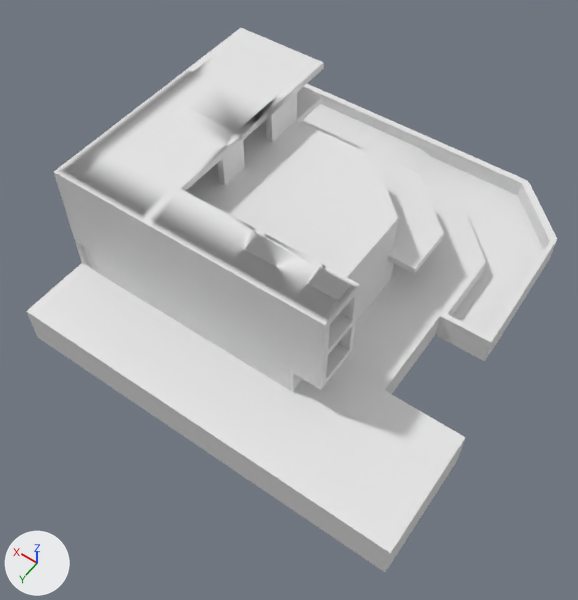
One commit to the Blender file Assets/models/blendFiles/house1Scaled.blend: the scene before it, then after it.
Rendered twice from a 50 mm camera at (-40.4, 46.2, 88.9) aimed at (-0.3, -9.9, 0.7). Arrows for +X, +Y and +Z are at lower left; the lights stay in place. The first picture is the older version.
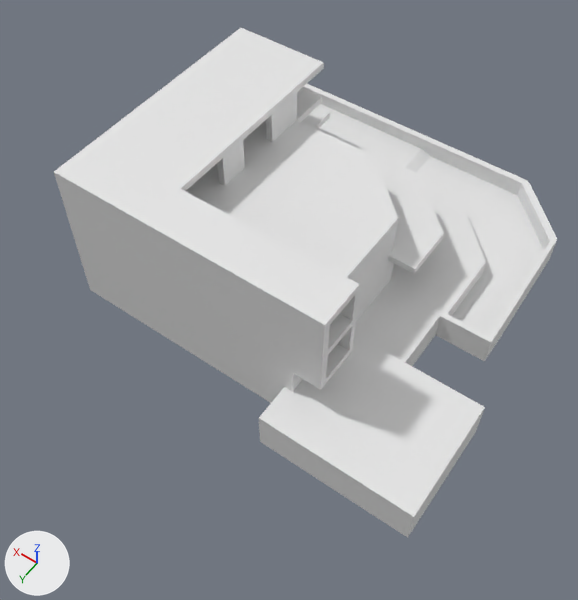
Commit message: improve house design

Location of each change, [x1, y1, x2, y2] in pixels of the pictures (578 x 600 px; the box of a moved part takes in the faces that stretch with it):
```json
{"object": "Cube.004", "change": "reshaped", "before": [26, 28, 557, 572], "after": [54, 28, 557, 538], "on screen": "6% shorter"}
{"part": 1, "of": "me_cube_002", "change": "moved or reshaped", "before": [26, 263, 466, 572], "after": [82, 72, 485, 538]}
{"part": 2, "of": "me_cube_002", "change": "added", "after": [303, 107, 330, 128]}
```

Edits to the scene script, one JSON object a line:
```json
{"block": "me_cube_002", "where": "# used by ob_cube_004; location = (5.7, -17.8, 3.8); scale = (0.522, 0.522, 0.522)"}
{"op": "remove", "block": "me_cube_002", "code": "me_cube_002.from_pydata(...)  # 1923 vertices, 1944 faces; spans x -69.3..42.4, y -67.1..58.6, z -17.6..28.3"}
{"op": "add", "block": "me_cube_002", "code": "me_cube_002.from_pydata(...)  # 1901 vertices, 1880 faces; spans x -69.3..42.4, y -67.1..48.6, z -17.6..28.3"}
{"block": "me_cube_002", "change": "me_cube_002 part 1: 38 vertices moved from x -69.3..35.4, y 24.6..58.6, z -17.6..-5.6 to x -69.3..35.4, y 14.5..48.6, z -17.6..-5.6; 303 vertices removed from x -69.3..42.4, y -65.0..58.6, z -17.6..-5.6; 271 vertices added at x -69.3..42.4, y -47.4..48.6, z -17.6..28.3"}
{"block": "me_cube_002", "change": "me_cube_002 part 2: 10 vertices added at x 15.5..42.4, y -44.4, z 3.0..5.0"}
```
